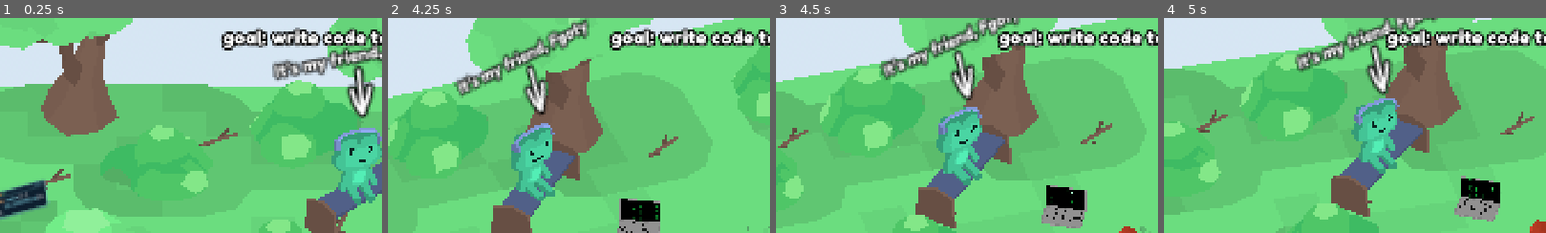
Above: before the commit, frames 1-4 (left to right).
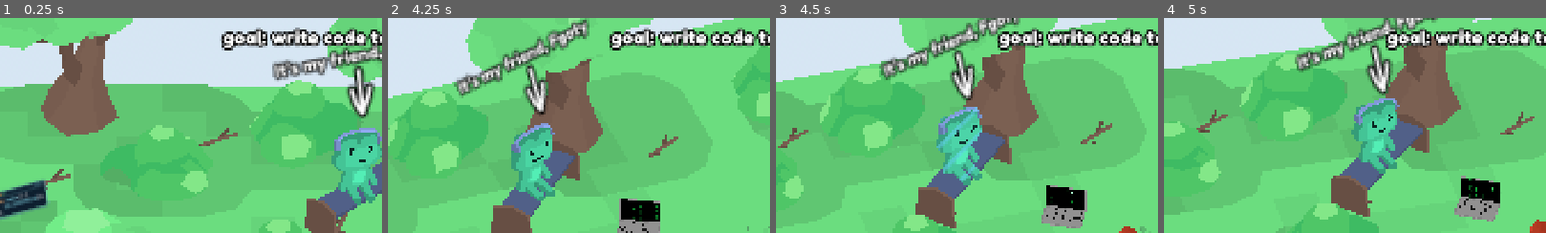
Above: after the commit, the same moments.

Repository: EnotCoder/my_friend_is_fgoty
Game: Godot game, scene res://scenes/levels/level_1.tscn
Same seed, same stepped clock (60 frames per second), same inputs: the game is played once before the commit and once after it. This scene is started directly instead of the project's main scene.
Inputs (mouse positions are % of the whole screen's width and height, from its top left):
- Up to frame 1 (0.25 s): no input
- Up to frame 2 (4.25 s): tap Enter at 0.5 s; move the mouse to (72, 45) at 0.52 s; hold Right (ui_right) 0.53-1.25 s; tap A (A) at 0.6, 2.1 s; click (72, 45) at 0.67 s; tap S (S) at 0.8, 2.3, 3.6 s; drag from (30, 55) to (45, 70) at 1.27 s; move the mouse to (60, 28) at 2.02 s; hold Right (ui_right) 2.03-2.75 s; click (60, 28) at 2.17 s; drag from (45, 70) to (20, 35) at 2.77 s; move the mouse to (80, 65) at 3.52 s; hold Left (ui_left) from 3.53 s (still down); click (80, 65) at 3.67 s
- Up to frame 3 (4.5 s): release Left (ui_left) at 4.25 s; drag from (20, 35) to (35, 25) at 4.27 s
- Up to frame 4 (5 s): no input
The pictures show only the part of the screen within x 0-50%, y 0-50%; the shares and areas given below are measured in that part.

Frames 1-2 are identical in both runs. In frame 3, 0.7% of the frame differs, in the area x 42-54%, y 41-77%; in frame 4, nothing differs.

Commit message:
add fire sound

Diff:
--- a/scenes/levels/level_1.tscn
+++ b/scenes/levels/level_1.tscn
@@ -76,6 +76,7 @@
 anchor_bottom = 1.0
 grow_horizontal = 2
 grow_vertical = 2
+mouse_filter = 2
 
 [node name="text" type="Label" parent="ui" unique_id=1361425095]
 layout_mode = 1
--- a/scenes/levels/level_2.tscn
+++ b/scenes/levels/level_2.tscn
@@ -16,6 +16,7 @@
 [ext_resource type="ArrayMesh" uid="uid://fle1jfqck46j" path="res://objects/meshes/grass_level_2/fire.res" id="11_nt80m"]
 [ext_resource type="PackedScene" uid="uid://dpaftua7gwg1r" path="res://scenes/action_scene/mac.tscn" id="14_mx6s3"]
 [ext_resource type="AudioStream" uid="uid://dph4qmmhiao22" path="res://sounds/level_2_music.mp3" id="18_gw1l3"]
+[ext_resource type="AudioStream" uid="uid://bd0fouuscct0g" path="res://sounds/fire.mp3" id="20_sibr7"]
 [ext_resource type="PackedScene" uid="uid://6kfah1nt2dp4" path="res://scenes/action_scene/code_obj.tscn" id="25_s7kn7"]
 [ext_resource type="Texture2D" uid="uid://d0k5ea188hihu" path="res://ui/card_code_ui/code_to_create_window.png" id="26_wk7pi"]
 [ext_resource type="Texture2D" uid="uid://dmvuogmq3wad8" path="res://ui/card_code_ui/code_to_import.png" id="27_yqg3d"]
@@ -48,6 +49,7 @@
 anchor_bottom = 1.0
 grow_horizontal = 2
 grow_vertical = 2
+mouse_filter = 2
 
 [node name="text" type="Label" parent="ui" unique_id=286799648]
 layout_mode = 1
@@ -166,3 +168,8 @@
 stream = ExtResource("18_gw1l3")
 volume_db = -2.0
 autoplay = true
+
+[node name="fire" type="AudioStreamPlayer" parent="sounds" unique_id=910538252]
+stream = ExtResource("20_sibr7")
+volume_db = -6.0
+autoplay = true
Not shown, added: sounds/fire.mp3.import
Not shown, added: sounds/fire.mp3
